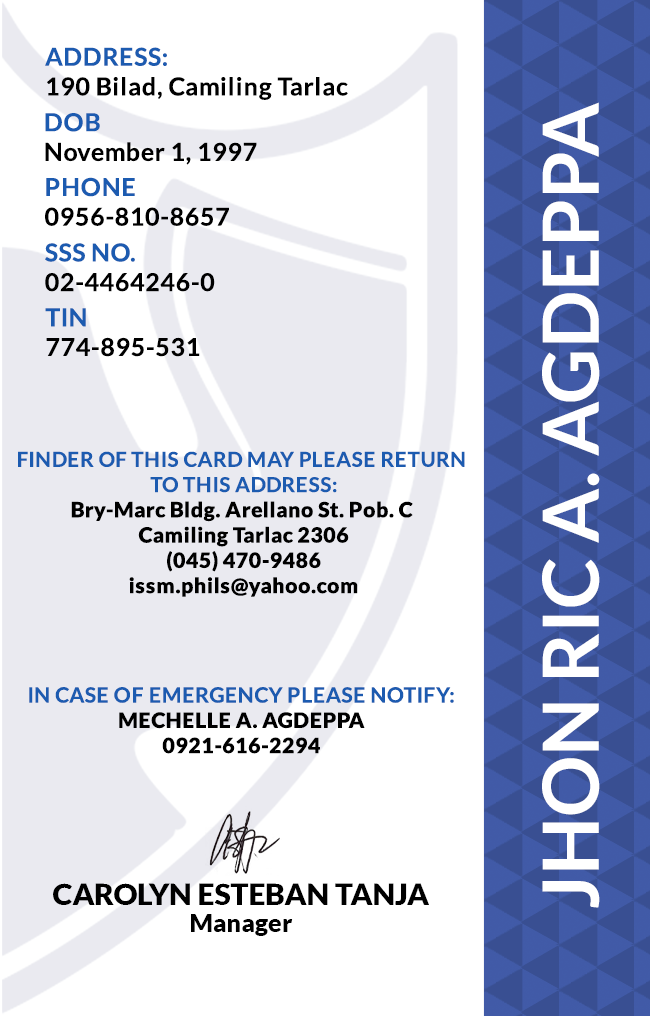
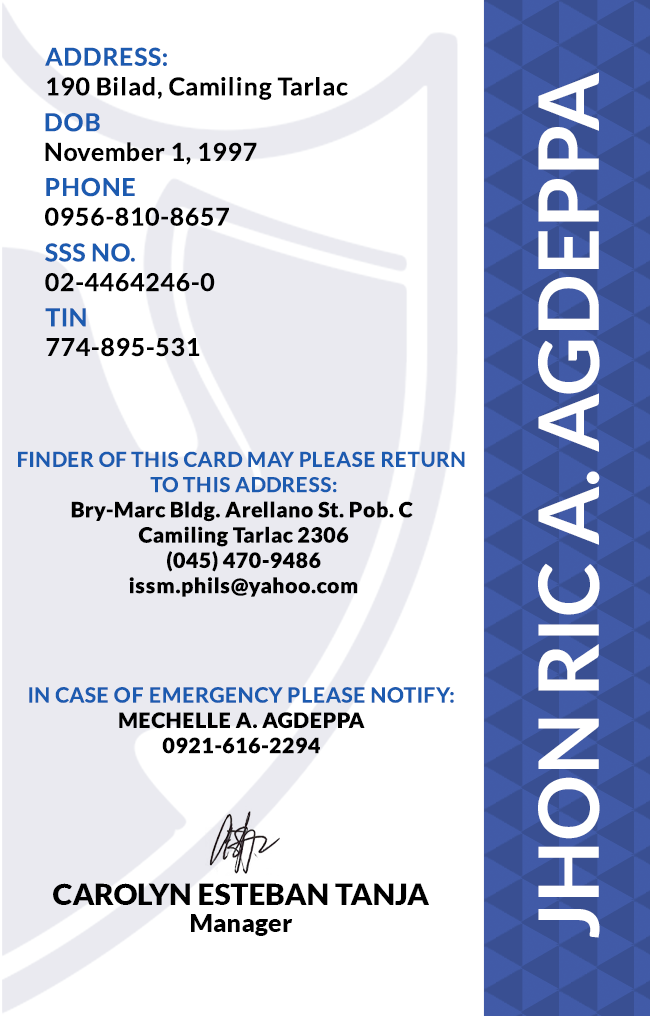
Two versions of the same layered image (650x1016). Layer-by-layer changes:
painted on "JHON RIC A. AGDEPPA" over (x1=538, y1=72, x2=600, y2=938)
